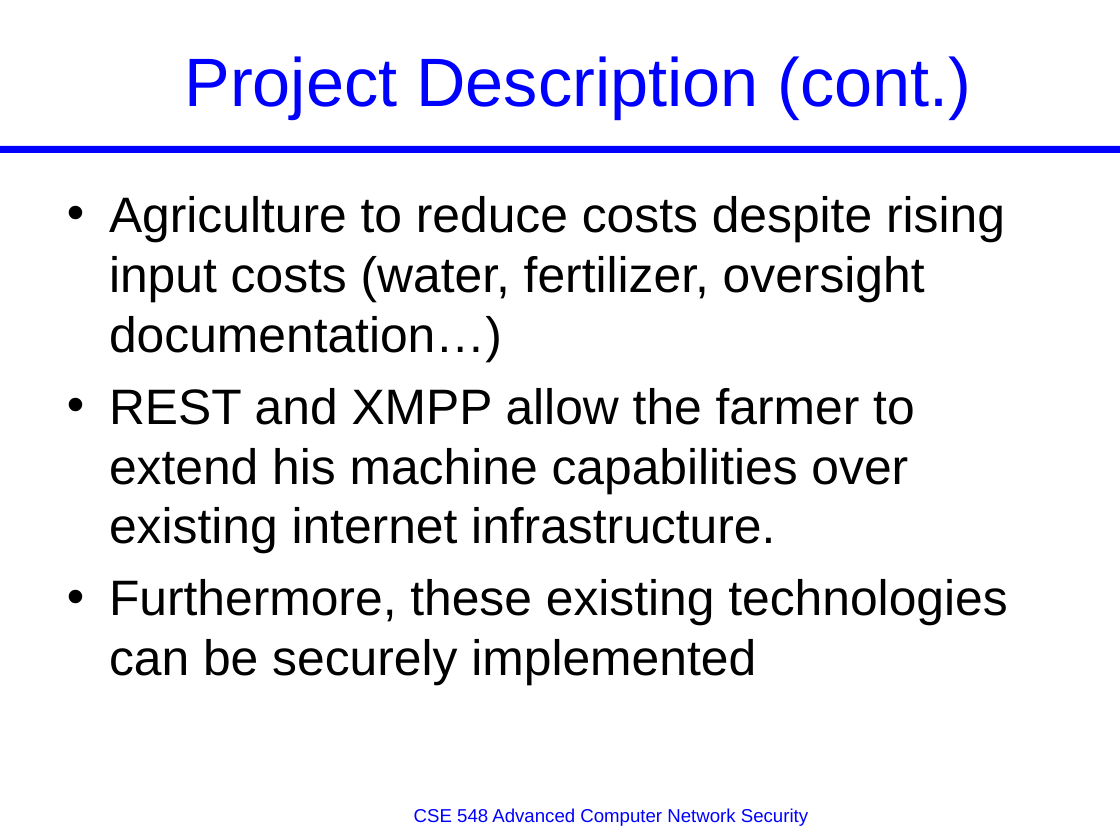
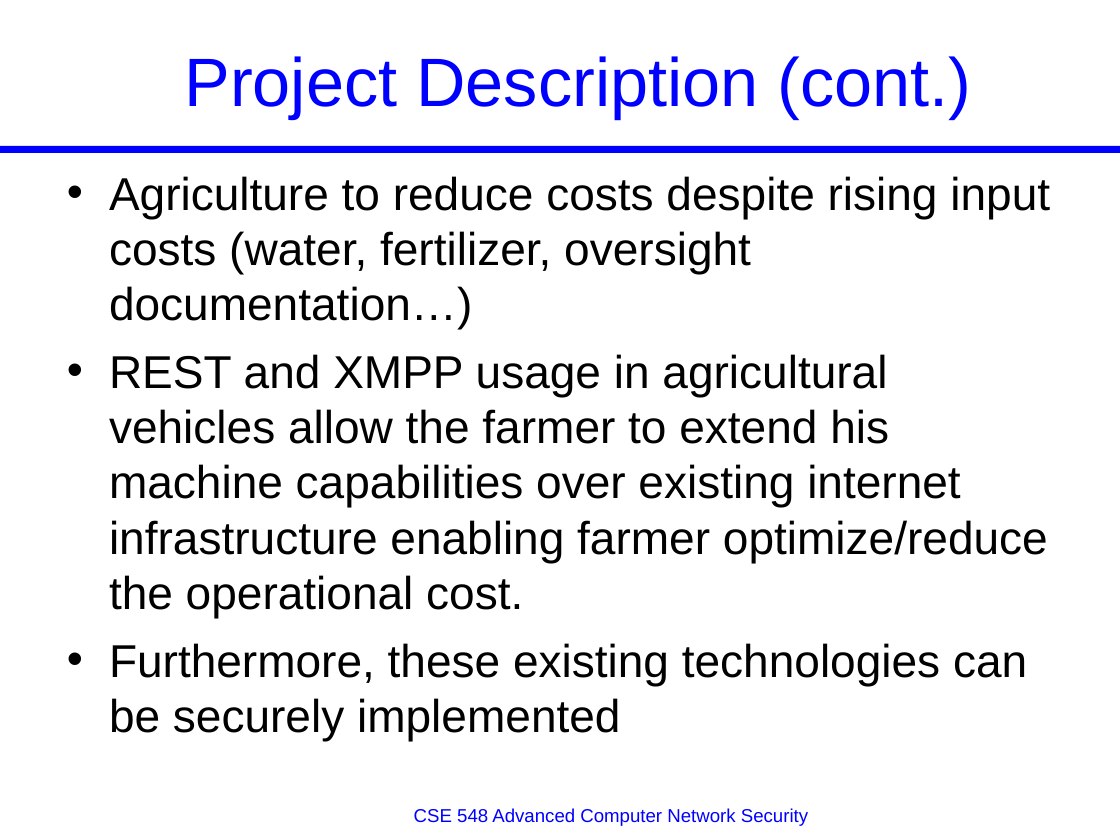
Before and after one commit to JeremyLWright/cse548, a slide deck: slide 3 of midterm/Presentation_Template.ppt. Drawn at 1120x840 pixels with LibreOffice and Linux fonts; fonts in the diff are those of the drawing. Boxes give left, top, right and bottom in pixels: in the first picture for what was removed or moved away, otherwise in the second. Text is boxed around its words. In the diff, an @@ line names an element or a change of style, - is before the commit and + after.

```diff
--- a/midterm/Presentation_Template.ppt
+++ b/midterm/Presentation_Template.ppt
@@ text "Agriculture to reduce costs despite ...": place and size @@
-text "Agriculture to reduce costs despite ..." at (109, 196, 1007, 686)
+text "Agriculture to reduce costs despite ..." at (109, 176, 1050, 741)
@@ text at (109, 176, 1050, 741): size 32 to 29.6 pt in "Agriculture to reduce costs despite rising input ...", "Furthermore, these existing technologies can be securely ..." @@
@@ text at (109, 354, 1048, 618): text changed; size 32 to 29.6 pt @@
-• REST and XMPP allow the farmer to extend his machine capabilities over existing internet infrastructure.
+• REST and XMPP usage in agricultural vehicles allow the farmer to extend his machine capabilities over existing internet infrastructure enabling farmer optimize/reduce the operational cost.
```
Also in this commit, not shown: 4 other slides changed.
